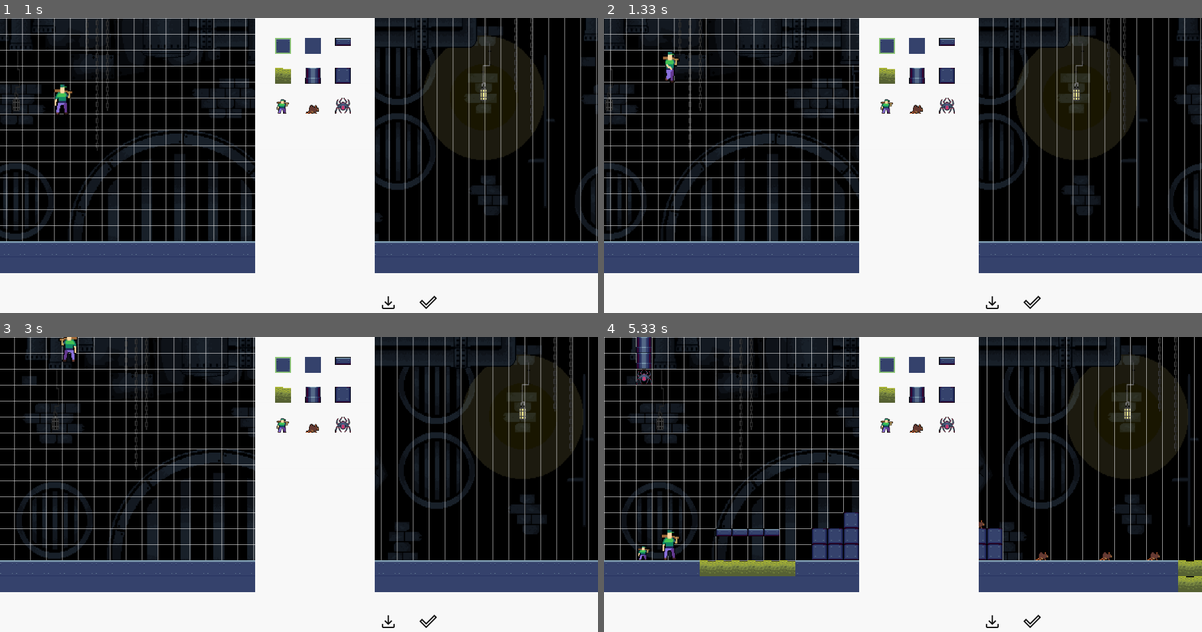
Above: before the commit, frames 1-4 (two rows, left to right).
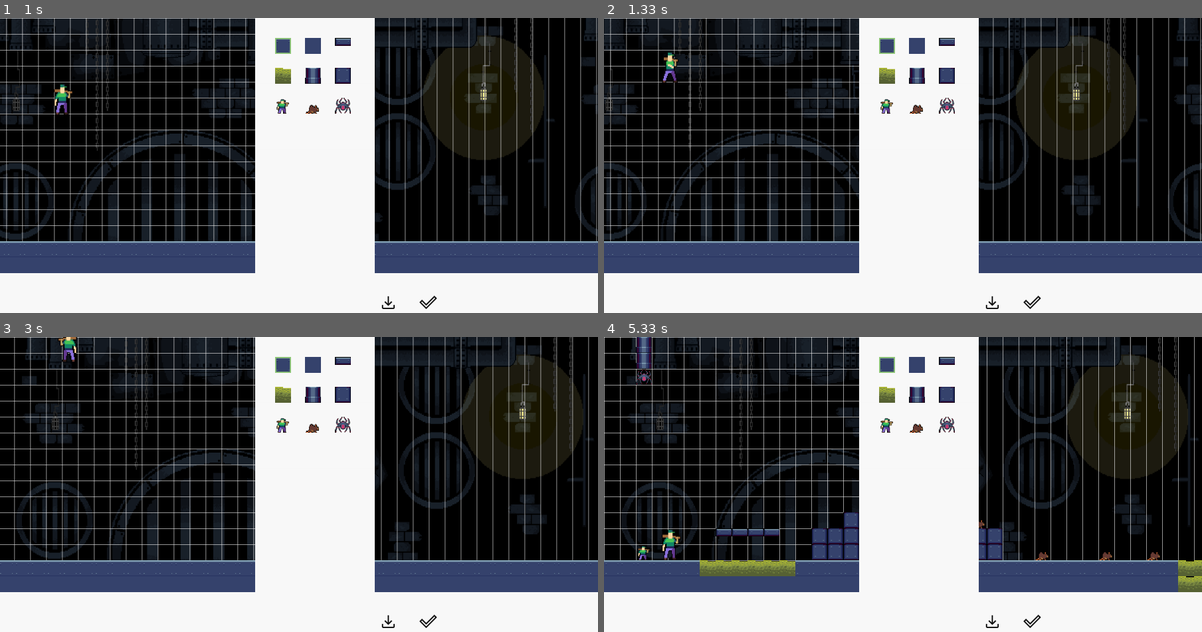
Above: after the commit, the same moments.

Repository: Labourguignonn/JOGO-IP
Game: pygame game, started from main.py
Same seed, same stepped clock (60 frames per second), same inputs: the game is played once before the commit and once after it.
Inputs (mouse positions are in pixels of both pictures, inside the frame that each line leads up to):
- Up to frame 1 (1 s): hold Right 0.33-0.8 s; hold Up from 0.83 s (still down)
- Up to frame 2 (1.33 s): release Up at 1.13 s; hold Right from 1.17 s (still down)
- Up to frame 3 (3 s): release Right at 1.63 s; hold Left 1.67-2.2 s; hold Left 2.23-2.63 s; hold Up from 2.67 s (still down)
- Up to frame 4 (5.33 s): release Up at 3.03 s; hold Right 3.07-3.7 s; hold Left 3.73-4.2 s; hold Right 4.23-4.7 s; click (992, 620) at 5.12 s

Frame 1 is identical in both runs. In frame 2, 0.1% of the frame differs, in the area x 9-13%, y 11-22%; in frame 3, less than 0.1%; in frame 4, less than 0.1%.

Commit message:
modified:   "fun\303\247oes.py" 	modified:   world.py 	modified:   __pycache__/button.cpython-311.pyc 	modified:   "__pycache__/fun\303\247oes.cpython-311.pyc"

Diff:
--- a/funçoes.py
+++ b/funçoes.py
@@ -16,7 +16,7 @@
         sprites = []
         for i in range (sprite_sheet.get_width() // width):
             surface = pygame.Surface((width,height), pygame.SRCALPHA, 32)
-            rect = pygame.Rect(i * width, 0, width, height)
+            rect = pygame.Rect(0, 0, width, height)
             surface.blit(sprite_sheet, (0,0), rect)
             sprites.append(pygame.transform.scale(surface,(100,120)))#TAMANHO DO PERSONAGEM PRINCIPAL(LUCAS)
 
--- a/world.py
+++ b/world.py
@@ -24,7 +24,7 @@
 ################### LUCAS ###############################
 FPS = 30
 PLAYER_VEL = 1
-SCROLL_THRESH = 200
+SCROLL_THRESH = 0
 
 ############### FABY ####################
 #variaveis scrool
@@ -32,6 +32,7 @@
 direita = False
 scroll = 0
 bg_scroll = 0
+scroll = 0
 #variaveis matriz
 rows = 16
 colunas_max = 150
@@ -101,21 +102,22 @@
                     if tile == 7 or tile == 8:
                         pass #inimigos
                     if tile == 6:
-                        player = Jogador('player', x * tamanho, y *tamanho, 100, 120)#tamanhos do personagem(Lucas)
+                        player = Jogador('player', x * tamanho, y *tamanho)#tamanhos do personagem(Lucas)
 
         return player
     def draw(self):
         for tile in self.lista_obstaculos:
-            tile[1][0] -= scroll
+            tile[1][0] += scroll
             tela.blit(tile[0], tile[1])
 
 class Jogador(pygame.sprite.Sprite):
+    PLAYER_VEL = 1
     GRAVITY = 0.1
     SPRITES = baixar_sprite("personagem",48,50, True)
     ANIMATION_DELAY = 50
     #INICIO DAS VARIAVEIS PRINCIPAIS
-    def __init__(self, char_type, x, y, width, height):
-        self.rect = pygame.Rect(x,y,width,height)
+    def __init__(self, char_type, x, y):
+        self.rect = pygame.Rect(x,y,55,120)
         ########
         self.char_type = char_type
         self.y_vel = 0
@@ -130,32 +132,41 @@
         self.fall_count = True
         self.jump_count = False
         self.ataque = False
-        self.width = width
-        self.height = height
+        self.width = 55
+        self.height = 120
 
     #FUNCAO SOMA A VEL NA POSICAO PRA ANDAR
     def move(self, dx, dy):
         #check for collision
+        scroll = 0
         for tile in world.lista_obstaculos:
             #check collision in the x direction
-            if tile[1].colliderect(self.rect.x + dx, self.rect.y, self.width, self.height):
+            if tile[1].colliderect(self.rect.left + dx, self.rect.y, self.width, self.height):
                 dx = 0
+
+            if tile[1].colliderect(self.rect.x, self.rect.y + dy, self.width, self.height):
+                    #check if below the ground, i.e. jumping
+                if self.y_vel< 0:
+                    self.y_vel = 0
+                    dy = tile[1].bottom - self.rect.top
+                #check if above the ground, i.e. falling
+                elif self.y_vel >= 0:
+                    self.y_vel = 0
+                    self.jump_count = False
+                    dy = tile[1].top - self.rect.bottom
         #check for collision with water
         if pygame.sprite.spritecollide(self, water_group, False):
             self.health = 0
         if self.char_type == 'player':
             if self.rect.left + dx < -50 or self.rect.right + dx > largura + 50:
                 dx = 0
-        scroll = 0
+        self.rect.x += dx
+        self.rect.y += dy
         #update scroll based on player position
         if self.char_type == 'player':
-            if (self.rect.right > largura - SCROLL_THRESH and bg_scroll < (world.level_length * tamanho) - largura)\
-                or (self.rect.left < SCROLL_THRESH and bg_scroll > abs(dx)):
+            if (self.rect.right > largura - SCROLL_THRESH and bg_scroll < (world.level_length * tamanho) - largura) or (self.rect.left < SCROLL_THRESH and bg_scroll > abs(dx)):
                 self.rect.x -= dx
                 scroll = -dx
-        self.rect.x += dx
-        self.rect.y += dy
-
         return scroll
 
 
@@ -172,15 +183,14 @@
                self.animation_count = 0
     def jump(self):
         if self.jump_count == False:
-    ######mudanca#######
-          self.y_vel = -5
+          self.y_vel = -4
           self.jump_count = True
 
         #FUNCAO QUE VAI VERIFICAR O QUE O PERSONAGEM FAZ A CADA FRAME
     def loop(self, fps):
         self.y_vel += min(0.05, (self.fall_count/6*fps) * self.GRAVITY)
         self.move(self.x_vel,self.y_vel)
-        self.checar_chao(self.y_vel)
+        self.movimento()
         self.fall_count += 0.3
         self.update_sprite()
 
@@ -216,16 +226,13 @@
     def draw(self,tela):
         tela.blit(self.sprite, (self.rect.x,self.rect.y))
 
-    def checar_chao(self,dy):
-        if self.rect.bottom + dy > 563:
-            self.y_vel =  0
-            self.jump_count = False
 
     def movimento(self):
         keys = pygame.key.get_pressed()
         self.x_vel = 0
         if keys[pygame.K_LEFT]:
             self.mover_esquerda(PLAYER_VEL)
+            print("oi")
         if keys[pygame.K_RIGHT]:
             self.mover_direita(PLAYER_VEL)
 
@@ -252,12 +259,10 @@
 			lista[x][y] = int(tile)
 
 #CRIAR GROUPS
+
 water_group = pygame.sprite.Group()
-
-
 world = World()
 player =  world.process_data(lista)
-
 
 rodando = True
 while rodando == True:
@@ -273,6 +278,9 @@
     water_group.update()
     water_group.draw(tela)
 
+    scroll = player.move(0,0)
+    print(scroll)
+    bg_scroll -= scroll
 
         #MOVER A TELA
     for event in pygame.event.get():
@@ -297,14 +305,4 @@
     pygame.display.update()
 
 
-
-"""
-    # impede que a tela role para fora dos limites definidos
-    if scroll < 0:
-        scroll = 0
-    if scroll > largura - margem_lado:
-        scroll = largura - margem_lado"""
-
-    # parte do personagem carreagndo na tela(Lucas
-
 pygame.quit()
